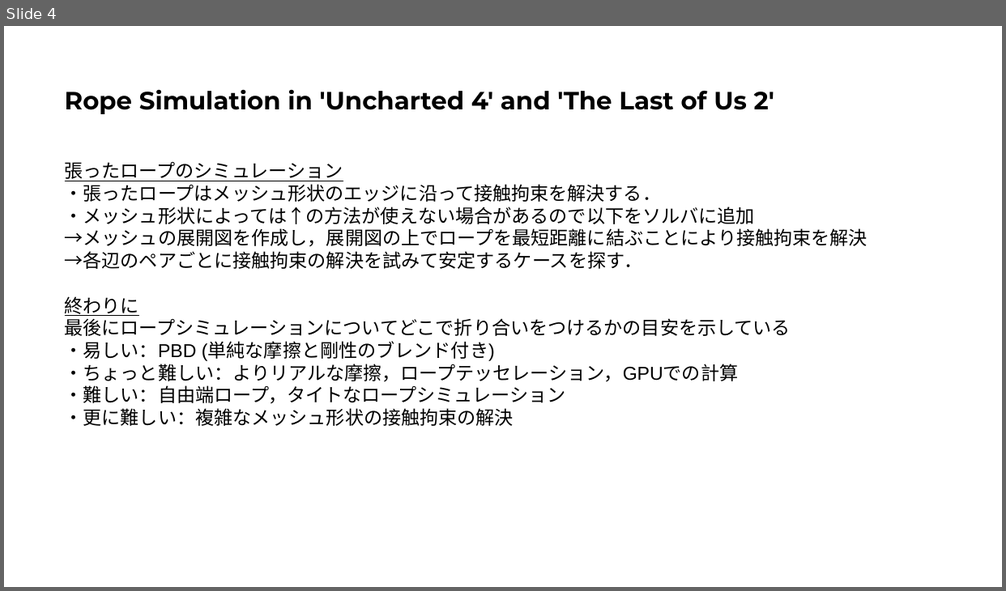
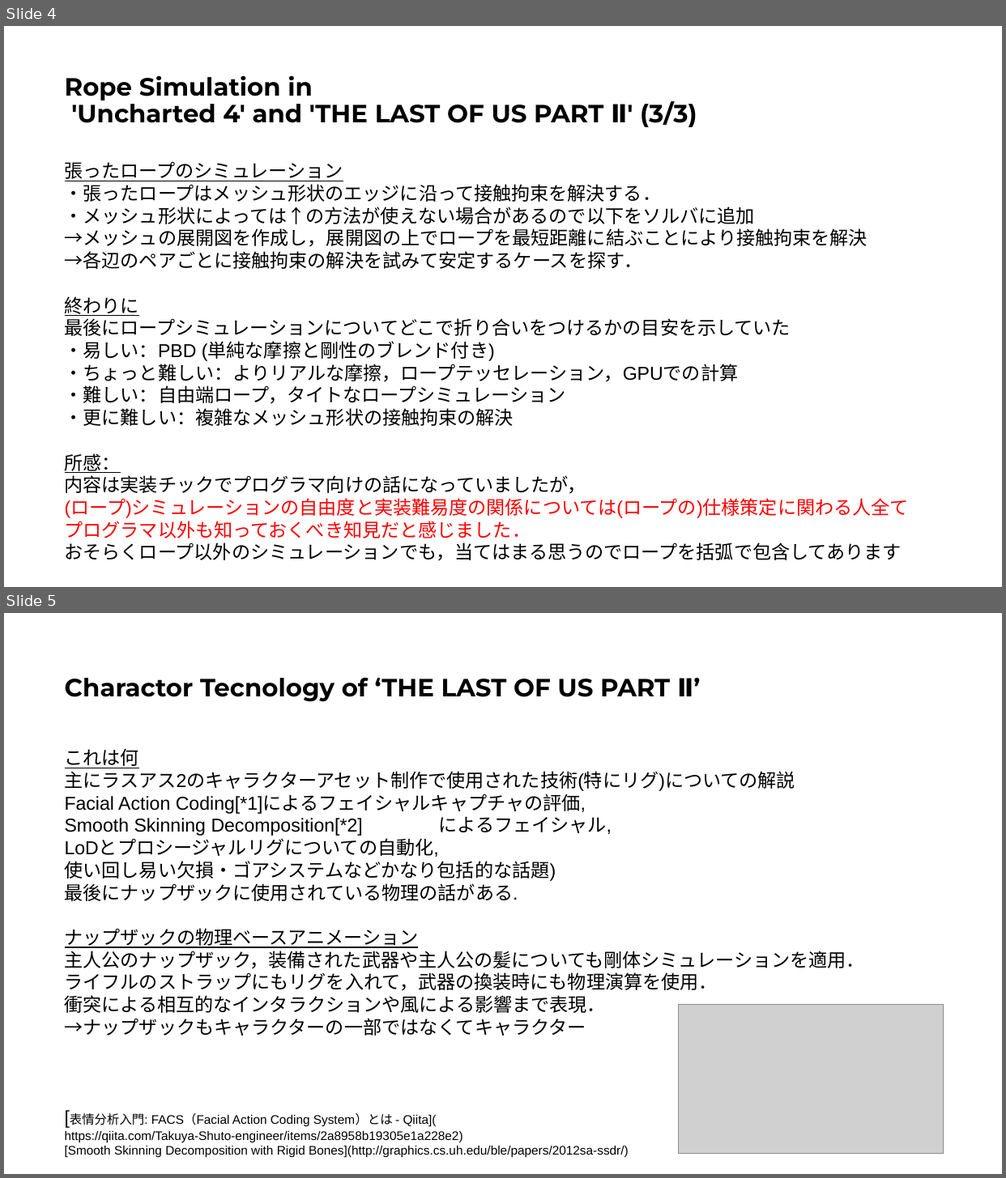
Before and after one commit to IchigoPantsu/test, a slide deck: rope.pptx. Shown one above the other, each under a label of ours: slide 4 before the commit, slides 4 and 5 after it. The pictures are 1006x591 and 1006x1178 pixels, drawn with LibreOffice and Linux fonts; fonts in the diff are those of the drawing; grey boxes stand for pictures. Boxes give left, top, right and bottom in pixels: in the first picture for what was removed or moved away, otherwise in the second. Text is boxed around its words. In the diff, an @@ line names an element or a change of style, - is before the commit and + after.

```diff
--- a/rope.pptx
+++ b/rope.pptx
@@ slide 5 added at <box>4,613,1002,1174</box>, background #FFFFFF @@
@@ title added at <box>65,676,693,702</box>, 24 pt, text #000000, bold @@
+Charactor Tecnology of ‘THE LAST OF US PART Ⅱ’
@@ text added at <box>65,748,865,1158</box>, 18 pt, text #000000 @@
+これは何
+主にラスアス2のキャラクターアセット制作で使用された技術(特にリグ)についての解説
+Facial Action Coding[*1]によるフェイシャルキャプチャの評価,
+Smooth Skinning Decomposition[*2] によるフェイシャル,
+LoDとプロシージャルリグについての自動化,
+使い回し易い欠損・ゴアシステムなどかなり包括的な話題)
+最後にナップザックに使用されている物理の話がある.
+ナップザックの物理ベースアニメーション
+主人公のナップザック，装備された武器や主人公の髪についても剛体シミュレーションを適用．
+ライフルのストラップにもリグを入れて，武器の換装時にも物理演算を使用．
+衝突による相互的なインタラクションや風による影響まで表現．
+→ナップザックもキャラクターの一部ではなくてキャラクター
+[表情分析入門: FACS（Facial Action Coding System）とは - Qiita](
+https://qiita.com/Takuya-Shuto-engineer/items/2a8958b19305e1a228e2)
+[Smooth Skinning Decomposition with Rigid Bones](http://graphics.cs.uh.edu/ble/papers/2012sa-ssdr/)
@@ picture added at <box>679,1004,944,1153</box> @@
@@ slide 4 changed as well @@
@@ title at <box>65,75,697,128</box>: text changed @@
-Rope Simulation in 'Uncharted 4' and 'The Last of Us 2'
+Rope Simulation in
+'Uncharted 4' and 'THE LAST OF US PART Ⅱ' (3/3)
@@ text at <box>65,318,791,336</box>: text changed @@
-最後にロープシミュレーションについてどこで折り合いをつけるかの目安を示している
+最後にロープシミュレーションについてどこで折り合いをつけるかの目安を示していた
@@ text at <box>65,454,909,561</box>: paragraphs added @@
+所感：
+内容は実装チックでプログラマ向けの話になっていましたが，
+(ロープ)シミュレーションの自由度と実装難易度の関係については(ロープの)仕様策定に関わる人全て
+プログラマ以外も知っておくべき知見だと感じました．
+おそらくロープ以外のシミュレーションでも，当てはまる思うのでロープを括弧で包含してあります
```
Also in this commit, not shown: 2 other slides changed, 15 other slides added.
